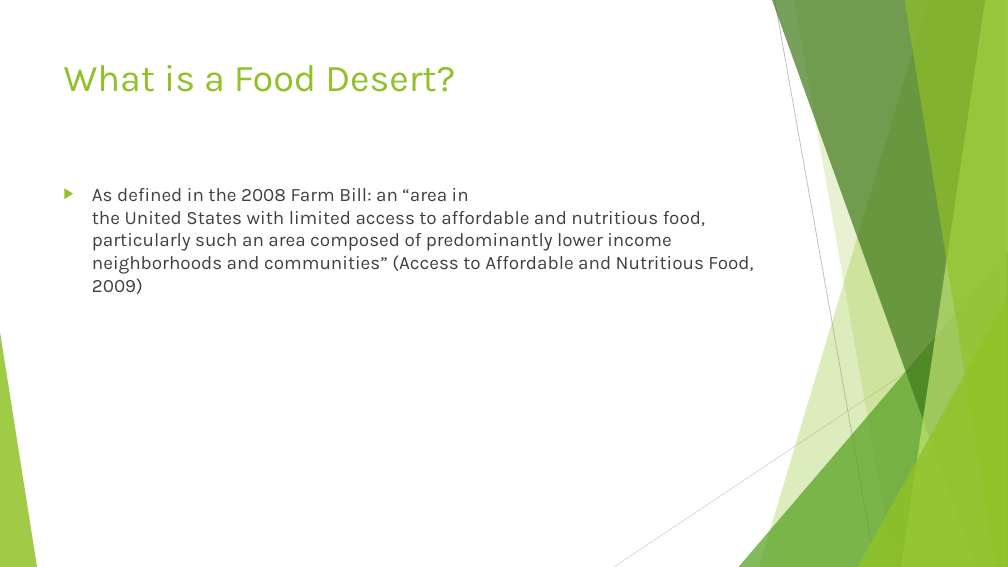
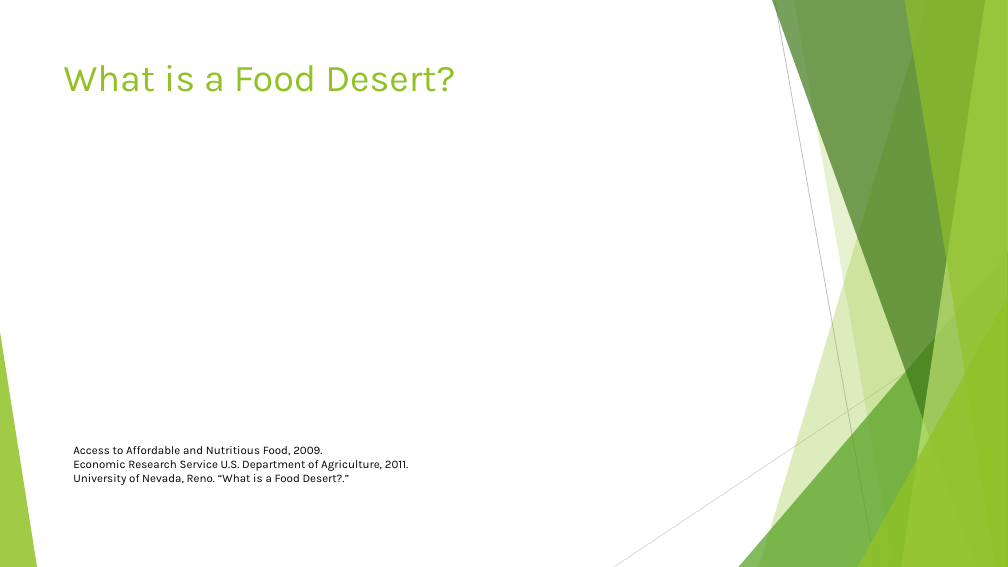
Before and after one commit to latestnight/capstone, a slide deck: slide 2 of food_desert_pp.pptx. Drawn at 1008x567 pixels with LibreOffice and Linux fonts; fonts in the diff are those of the drawing; grey boxes stand for pictures. Boxes give left, top, right and bottom in pixels: in the first picture for what was removed or moved away, otherwise in the second. Text is boxed around its words. In the diff, an @@ line names an element or a change of style, - is before the commit and + after.

```diff
--- a/food_desert_pp.pptx
+++ b/food_desert_pp.pptx
@@ text removed at (x1=92, y1=188, x2=753, y2=294) @@
-▶ As defined in the 2008 Farm Bill: an “area in
-  the United States with limited access to affordable and nutritious food,
-  particularly such an area composed of predominantly lower income
-  neighborhoods and communities” (Access to Affordable and Nutritious Food, 2009)
@@ text added at (x1=73, y1=446, x2=408, y2=485), 11 pt, text #000000 @@
+Access to Affordable and Nutritious Food, 2009.
+Economic Research Service U.S. Department of Agriculture, 2011.
+University of Nevada, Reno. “What is a Food Desert?.”
```
Also in this commit, not shown: 2 other slides changed, 14 slides added, 18 other files.
